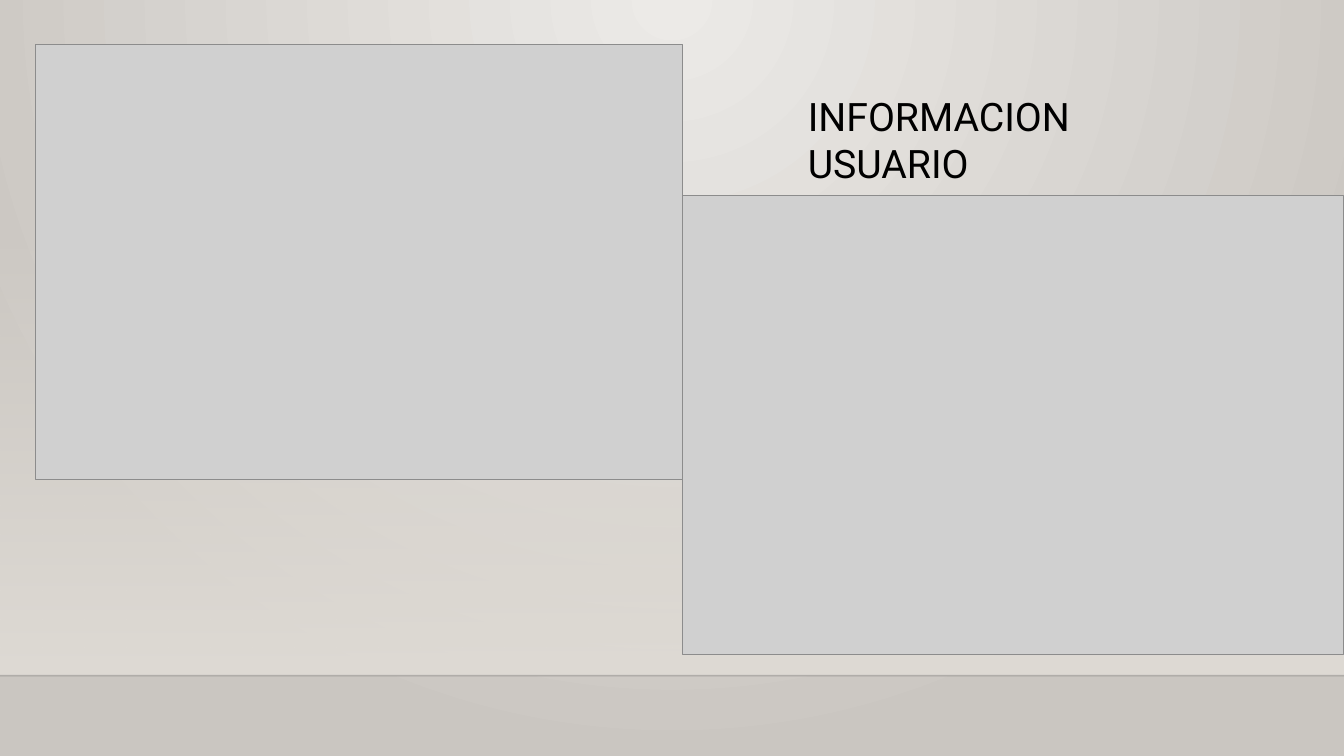
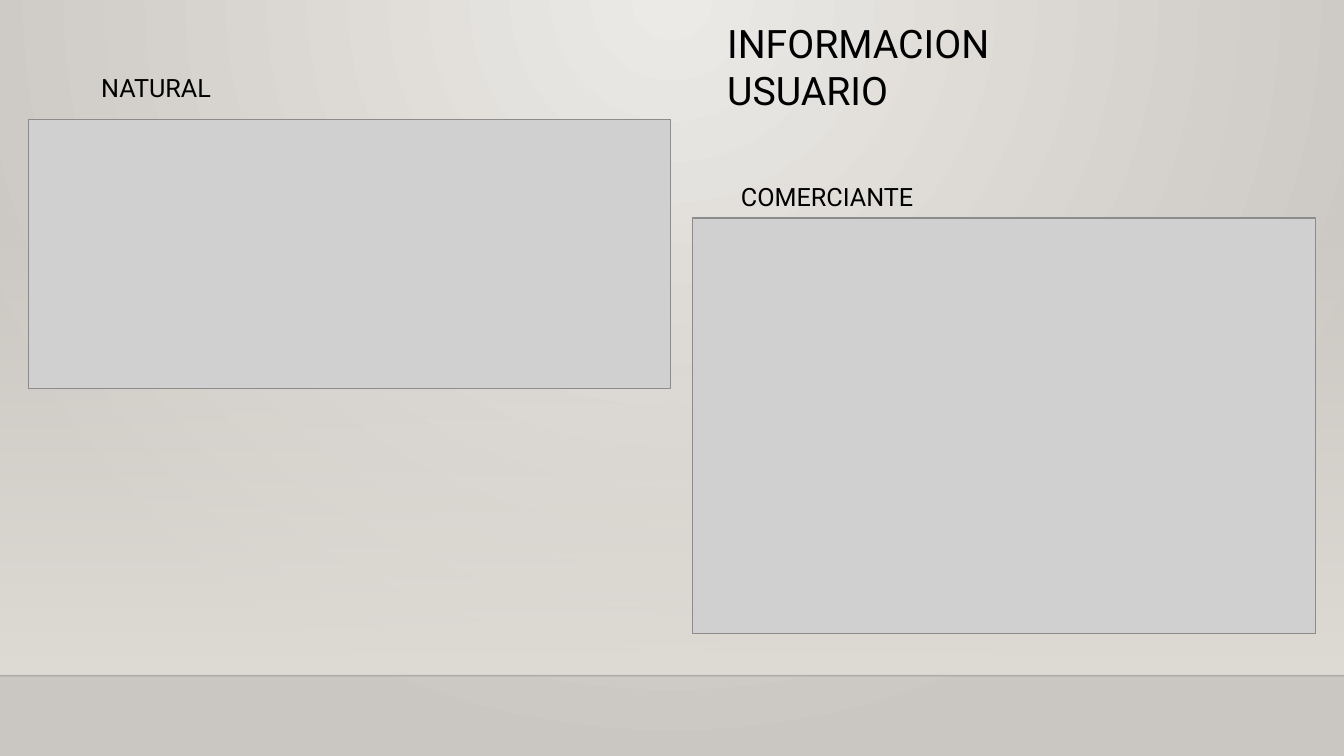
Before and after one commit to RapteRPM/RPM, a slide deck: slide 4 of RPM.pptx. Drawn at 1344x756 pixels with LibreOffice and Linux fonts; fonts in the diff are those of the drawing; grey boxes stand for pictures; background and template pictures are left out. Boxes give left, top, right and bottom in pixels: in the first picture for what was removed or moved away, otherwise in the second. Text is boxed around its words. In the diff, an @@ line names an element or a change of style, - is before the commit and + after.

```diff
--- a/RPM.pptx
+++ b/RPM.pptx
@@ text "INFORMACION USUARIO" moved from (x1=808, y1=102, x2=1070, y2=179) to (x1=727, y1=29, x2=989, y2=106) @@
@@ text added at (x1=101, y1=79, x2=211, y2=98), 18 pt, text #000000 @@
+NATURAL
@@ picture resized from (x1=36, y1=44, x2=684, y2=480) to (x1=28, y1=120, x2=670, y2=388) @@
@@ text added at (x1=741, y1=188, x2=913, y2=207), 18 pt, text #000000 @@
+COMERCIANTE
@@ picture resized from (x1=683, y1=196, x2=1344, y2=654) to (x1=693, y1=218, x2=1317, y2=633) @@
```
Also in this commit, not shown: 4 other slides changed.
